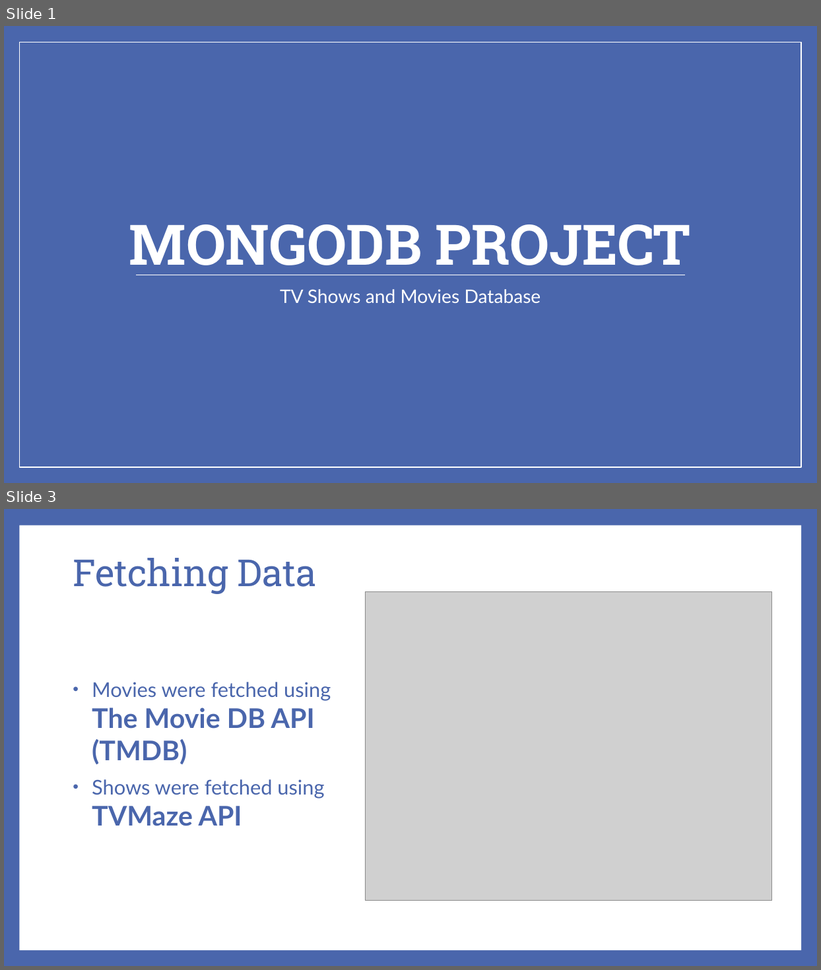
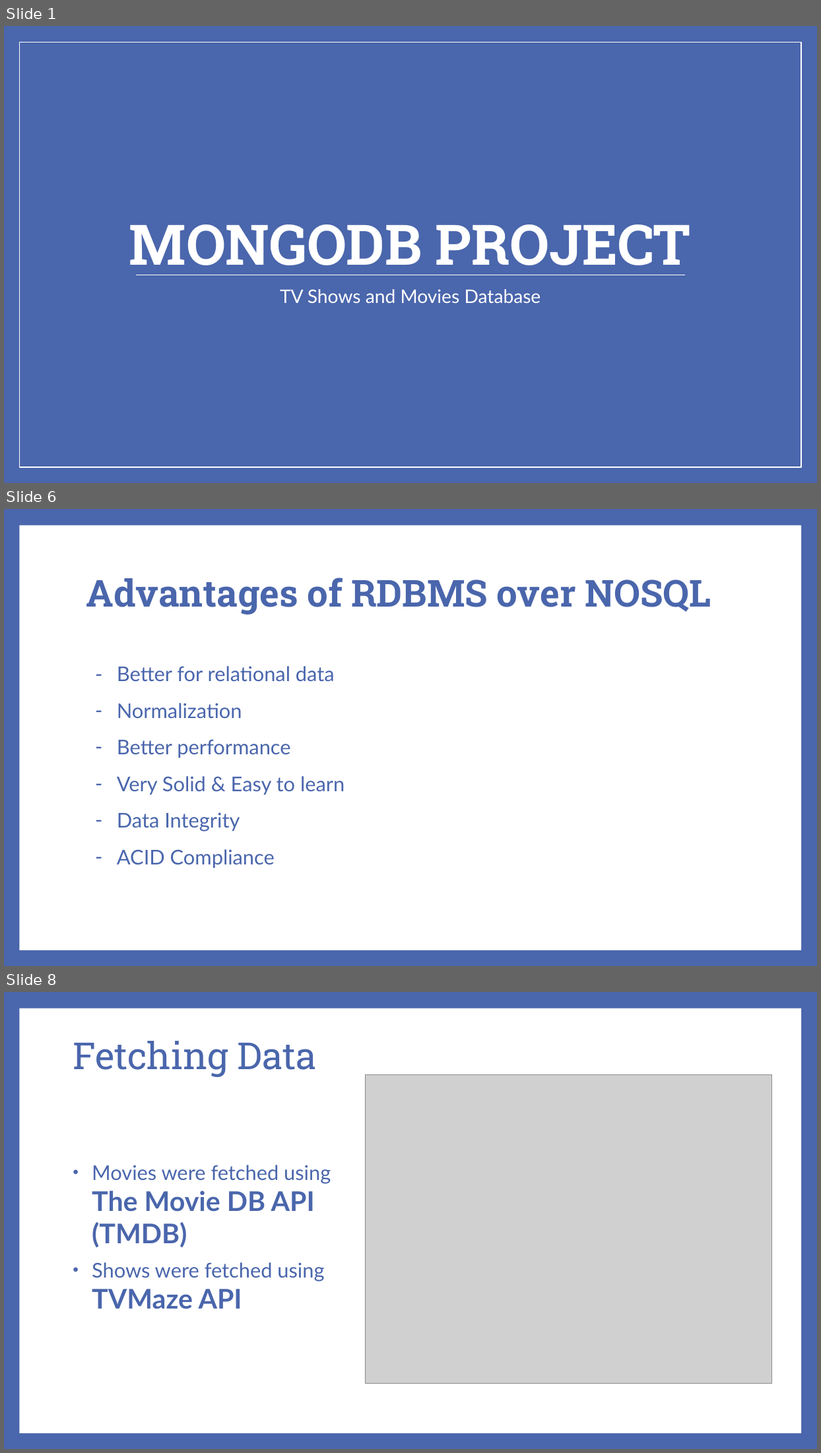
Before and after one commit to abedafnan/MonogoDB-Project, a slide deck: MongoDB Project.pptx. Shown one above the other, each under a label of ours: slides 1 and 3 before the commit, slides 1, 6 and 8 after it; the slides between them are not shown. The pictures are 821x970 and 821x1453 pixels, drawn with LibreOffice and Linux fonts; fonts in the diff are those of the drawing; grey boxes stand for pictures. Boxes give left, top, right and bottom in pixels: in the first picture for what was removed or moved away, otherwise in the second. Text is boxed around its words. In the diff, an @@ line names an element or a change of style, - is before the commit and + after.

```diff
--- a/MongoDB Project.pptx
+++ b/MongoDB Project.pptx
@@ slide 6 added at (x1=4, y1=509, x2=817, y2=966), background #4A66AC; not listed: 1 template element that a slide beside it also shows @@
@@ title added at (x1=86, y1=578, x2=711, y2=615), 44 pt, text #4A66AC, bold @@
+Advantages of RDBMS over NOSQL
@@ text added at (x1=117, y1=666, x2=345, y2=869), 24 pt, text #4A66AC @@
+– Better for relational data
+– Normalization
+– Better performance
+– Very Solid & Easy to learn
+– Data Integrity
+– ACID Compliance
@@ what was slide 3 is now slide 8 @@
```
Also in this commit, not shown: 1 slide changed, 5 other slides added, 1 slide removed.
